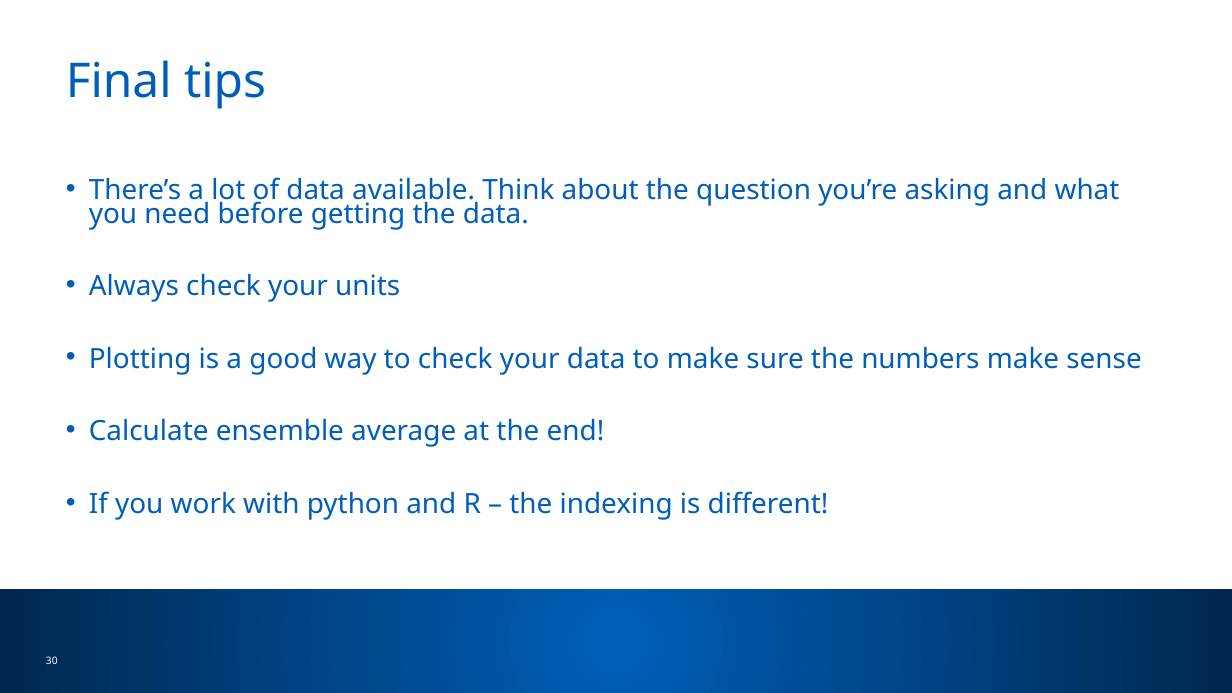
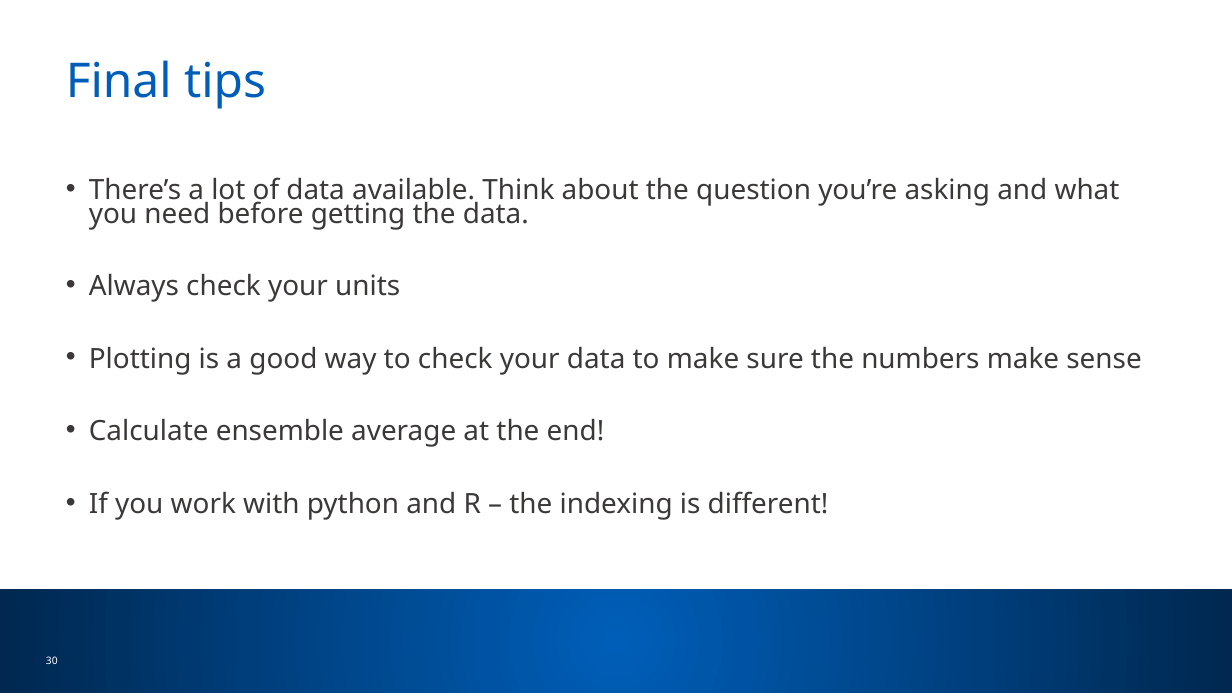
Before and after one commit to sdesrosiers1989/ICCB_Projections, a slide deck: slide 31 of ICCB2025_Session2_ClimateProjections.pptx. Drawn at 1232x693 pixels with LibreOffice and Linux fonts; fonts in the diff are those of the drawing; background and template pictures are left out. Boxes give left, top, right and bottom in pixels: in the first picture for what was removed or moved away, otherwise in the second. Text is boxed around its words. In the diff, an @@ line names an element or a change of style, - is before the commit and + after.

```diff
--- a/ICCB2025_Session2_ClimateProjections.pptx
+++ b/ICCB2025_Session2_ClimateProjections.pptx
@@ text "There’s a lot of data ..." at [89, 177, 1141, 520]: text colour #005EB8 to #3B3838 @@
```
Also in this commit, not shown: 22 other slides changed.
